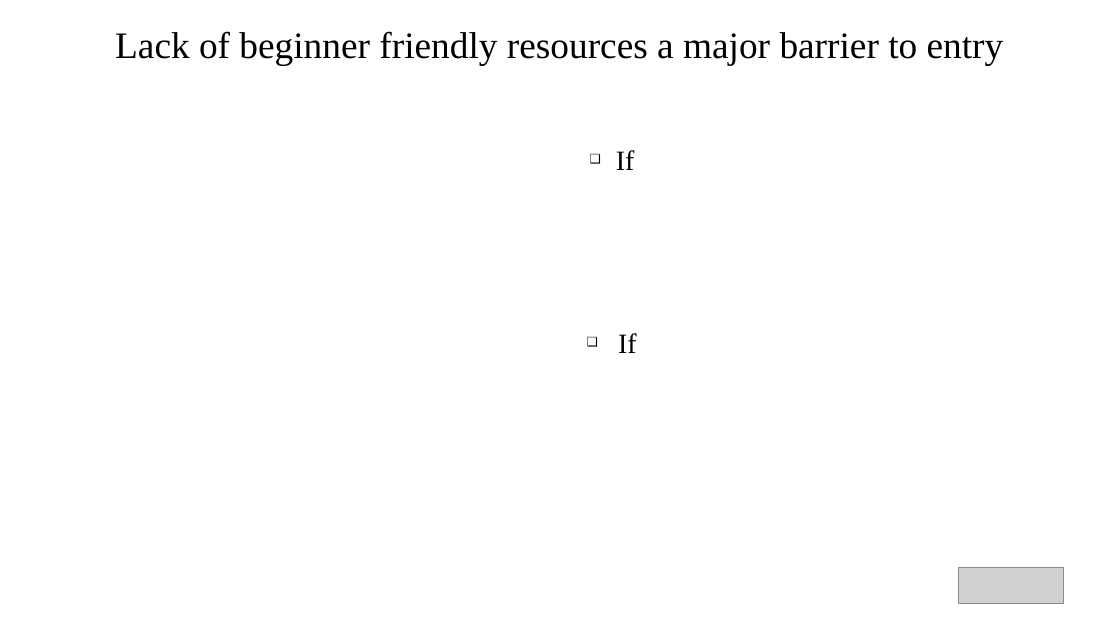
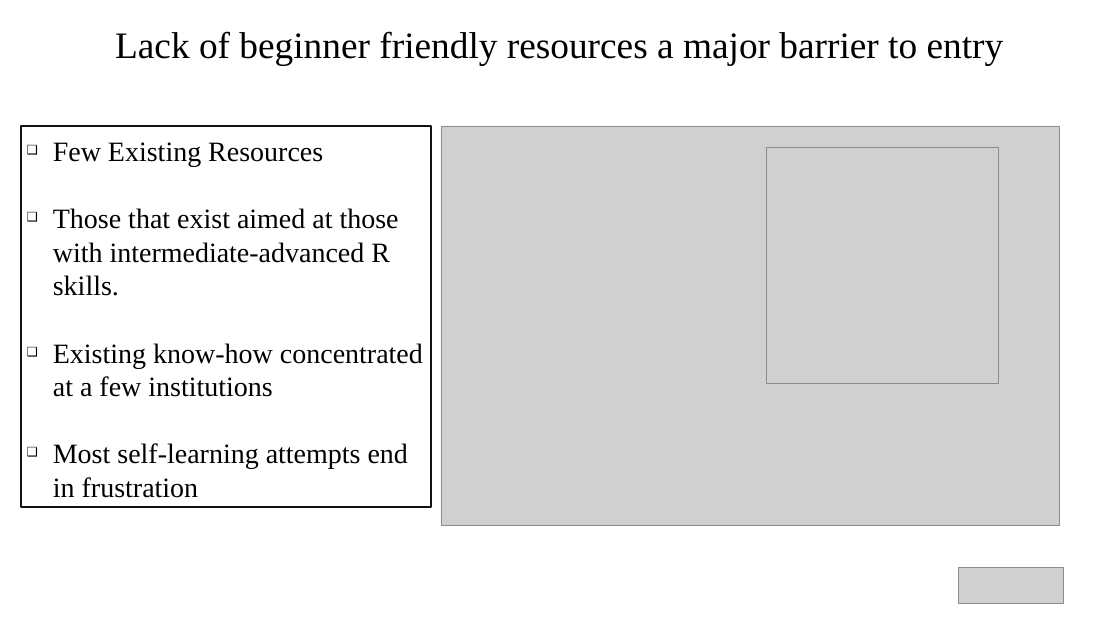
Before and after one commit to DavidRach/CytometryIn_Bioc2026, a slide deck: slide 8 of DavidRach_CytometryInR_BioC2026.pptx (slide 7 before the commit). Drawn at 1120x630 pixels with LibreOffice and Linux fonts; fonts in the diff are those of the drawing; grey boxes stand for pictures. Boxes give left, top, right and bottom in pixels: in the first picture for what was removed or moved away, otherwise in the second. Text is boxed around its words. In the diff, an @@ line names an element or a change of style, - is before the commit and + after.

```diff
--- a/DavidRach_CytometryInR_BioC2026.pptx
+++ b/DavidRach_CytometryInR_BioC2026.pptx
@@ rectangle added at bbox=[21, 126, 431, 507], fill #FFFFFF, outline #111111 1.45 pt @@
@@ text added at bbox=[53, 142, 423, 498], 24 pt, text #000000 @@
+❑ Few Existing Resources
+❑ Those that exist aimed at those with intermediate-advanced R skills.
+❑ Existing know-how concentrated at a few institutions
+❑ Most self-learning attempts end in frustration
@@ picture added at bbox=[441, 126, 1060, 525] @@
@@ picture added at bbox=[766, 147, 998, 384] @@
@@ text removed at bbox=[616, 150, 635, 170] @@
-❑ If
@@ text removed at bbox=[618, 333, 637, 353] @@
-❑ If
```
Also in this commit, not shown: 9 other slides changed, 11 slides added, 10 slides removed, 1 other file.
